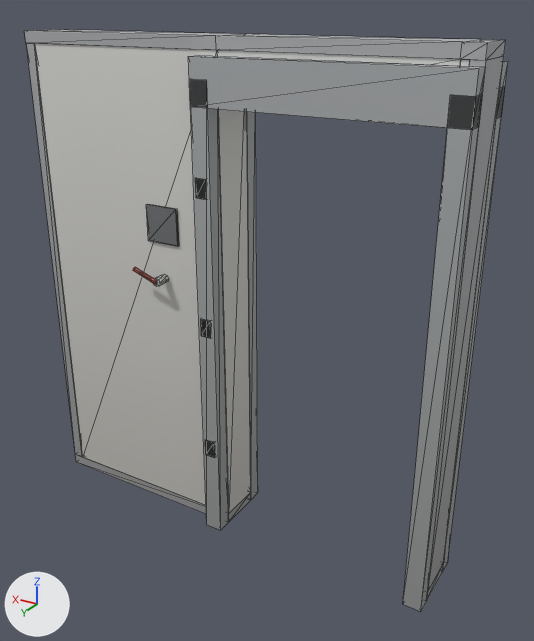
The glTF model models/kit/bulkhead_steel.glb: old version first, new version second.
Rendered twice from a 50 mm lens placed at (-1.66, 2.51, 2.31), pointed at (-0.13, -0.05, 1.04). Arrows for +X, +Y and +Z are at lower left; the lights stay in place. The picture after the commit comes second. Mesh edges are drawn as thin lines. Vertices at exactly the same position are counted once.

In view in the first picture: 'bulkhead_steel'.
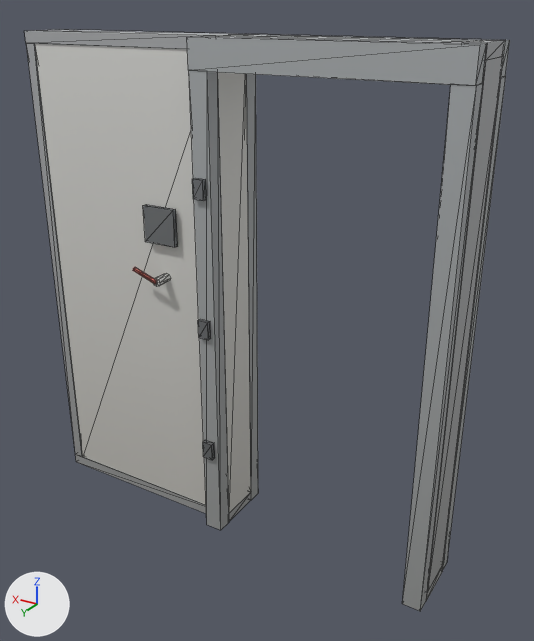
Pixel boxes [x1, y1, x2, y2] of what changed, in the pictures (534 x 641 px; the box of a moved part takes in the faces that stretch with it):
'bulkhead_steel', reshaped: before [25, 30, 508, 611]; after [25, 30, 510, 611]
part 1 of me_base, moved or reshaped: before [188, 55, 486, 130]; after [187, 36, 486, 86]
part 2 of me_base, moved or reshaped: before [205, 440, 215, 457]; after [203, 440, 215, 460]
part 3 of me_base, moved or reshaped: before [201, 319, 211, 338]; after [198, 319, 211, 340]
part 4 of me_base, moved or reshaped: before [195, 178, 206, 199]; after [192, 178, 206, 201]
part 5 of me_base, moved or reshaped: before [146, 204, 179, 246]; after [143, 205, 178, 247]
part 6 of me_base, moved or reshaped: before [496, 61, 508, 119]; after [501, 40, 510, 78]
part 7 of me_base, moved or reshaped: before [189, 50, 505, 611]; after [189, 71, 506, 611]

The edits, one by one:
me_base is used by ob_bulkhead_steel; location (0.0, 0.0, 0.0).
Before the commit, vertices of me_base: 8 (0.0, -0.1, 1.95), 9 (0.0, 0.1, 1.95), 12 (-0.92, 0.1, 1.95), 13 (-0.92, -0.1, 1.95), 70 (-0.92, 0.17, 2.05) at pixel (450, 94).
Before the commit, vertices of me_base: 71 (-0.92, 0.1, 2.05), 74 (-1.0, 0.1, 2.05) at pixel (482, 93), 75 (-1.0, 0.17, 2.05) at pixel (476, 96), 78 (0.08, 0.17, 2.05) at pixel (189, 78), 79 (0.08, 0.1, 2.05).
Before the commit, vertices of me_base: 82 (0.0, 0.1, 2.05), 83 (0.0, 0.17, 2.05) at pixel (206, 79), 157 (-0.92, -0.1, 2.05), 158 (-0.92, -0.17, 2.05), 161 (-1.0, -0.17, 2.05) at pixel (505, 86).
Before the commit, vertices of me_base: 162 (-1.0, -0.1, 2.05) at pixel (499, 88), 165 (0.08, -0.1, 2.05), 166 (0.08, -0.17, 2.05), 169 (0.0, -0.17, 2.05), 170 (0.0, -0.1, 2.05).
me_base had 242 vertices, 400 faces and spanned x -1.0..1.0, y -0.19..0.18, z 0.0..2.2.
me_base now has 242 vertices, 400 faces and spans x -1.0..1.0, y -0.19..0.19, z 0.0..2.2.
me_base part 1: the loose piece of 8 vertices spanning x -1.0..0.08, y 0.1..0.17, z 1.95..2.13 is scaled about its middle by (0.998, 1.03, 0.65), then moved by (0.0, 0.0, 0.1).
me_base part 2: the loose piece of 8 vertices spanning x 0.02..0.07, y 0.16..0.17, z 0.4..0.48 is moved by (0.0, 0.02, 0.0).
me_base part 3: the loose piece of 8 vertices spanning x 0.02..0.07, y 0.16..0.17, z 1.0..1.08 is moved by (0.0, 0.02, 0.0).
me_base part 4: the loose piece of 8 vertices spanning x 0.02..0.07, y 0.16..0.17, z 1.6..1.68 is moved by (0.0, 0.02, 0.0).
me_base part 5: the loose piece of 8 vertices spanning x 0.22..0.38, y 0.1..0.11, z 1.36..1.52 is moved by (0.0, 0.01, 0.0).
me_base part 6: the loose piece of 8 vertices spanning x -1.0..0.08, y -0.17..-0.1, z 1.95..2.13 is scaled about its middle by (0.998, 1.03, 0.65), then moved by (0.0, 0.0, 0.1).
Part 7, on me_base:
Vertices 70, 71, 74, 75, 78, 79, 82, 83, 157, 158, 161, 162, 165, 166, 169, 170 of me_base move by (0.0, 0.0, 0.03).
Vertices 8, 9, 12, 13 of me_base move by (0.0, 0.0, 0.13).
Other edits to the shape of me_base do not show in these pictures.
